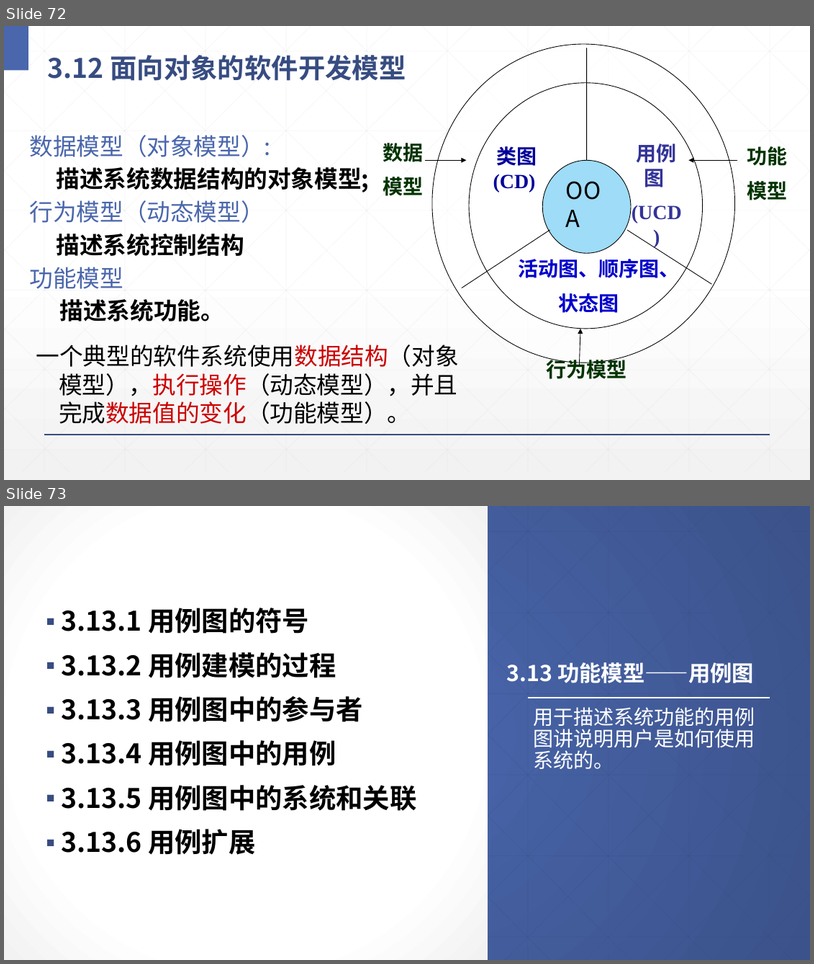
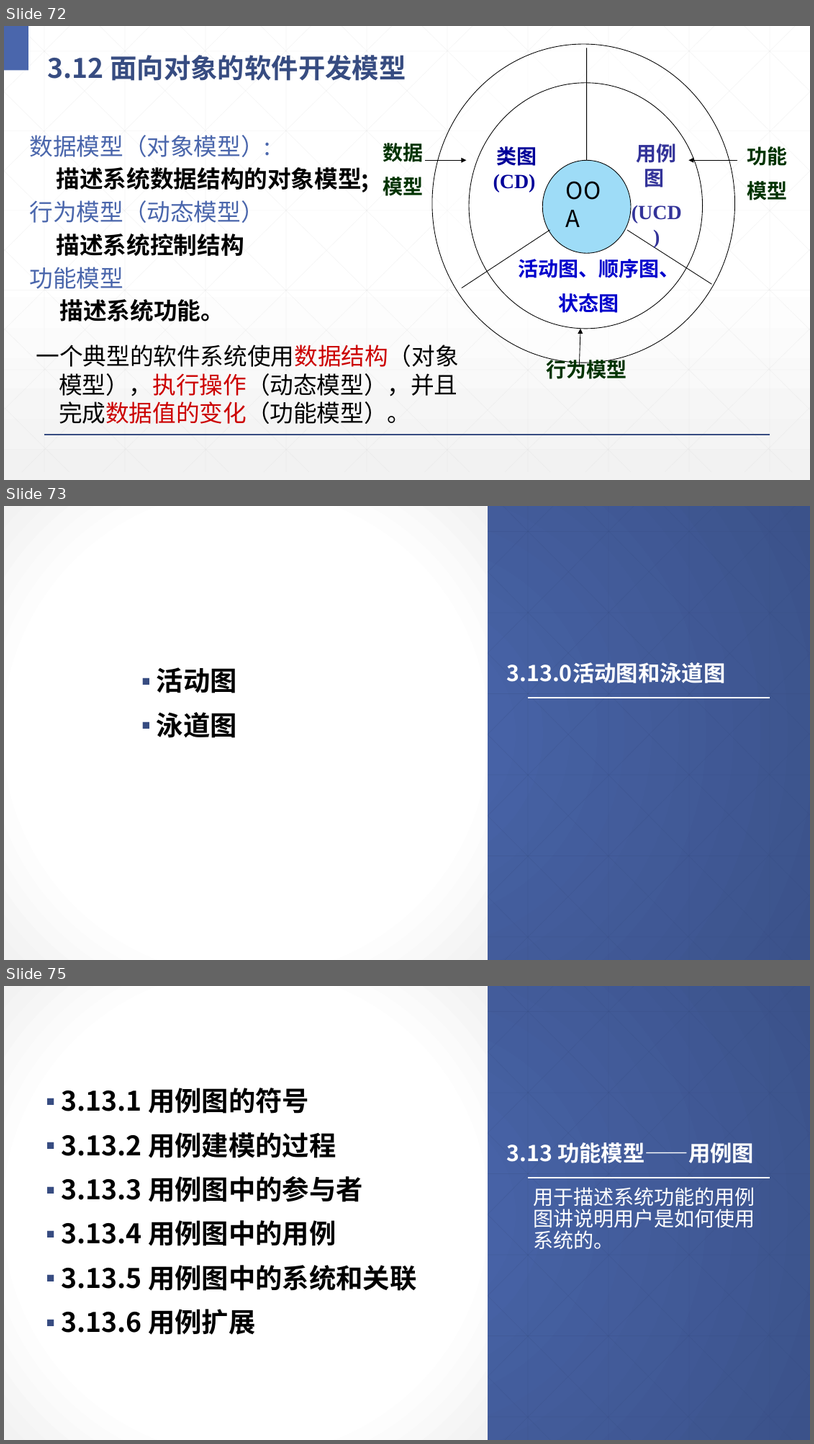
Before and after one commit to Panamera-Turbo/Software_Engineering, a slide deck: 3需求分析.pptx. Shown one above the other, each under a label of ours: slides 72 and 73 before the commit, slides 72, 73 and 75 after it; the slides between them are not shown. The pictures are 814x964 and 814x1444 pixels, drawn with LibreOffice and Linux fonts; fonts in the diff are those of the drawing. Boxes give left, top, right and bottom in pixels: in the first picture for what was removed or moved away, otherwise in the second. Text is boxed around its words. In the diff, an @@ line names an element or a change of style, - is before the commit and + after.

```diff
--- a/3需求分析.pptx
+++ b/3需求分析.pptx
@@ slide 73 added at box(4, 506, 810, 960), background gradient #4A66AC to #3B528A; not listed: 48 template elements that a slide beside it also shows @@
@@ text added at box(157, 667, 237, 738), 32 pt, text #000000, bold @@
+▪ 活动图
+▪ 泳道图
@@ title added at box(507, 662, 726, 683), 26 pt, text #FFFFFF, bold @@
+3.13.0活动图和泳道图
@@ what was slide 73 is now slide 75 @@
```
Also in this commit, not shown: 1 other slide added, 4 other files.
